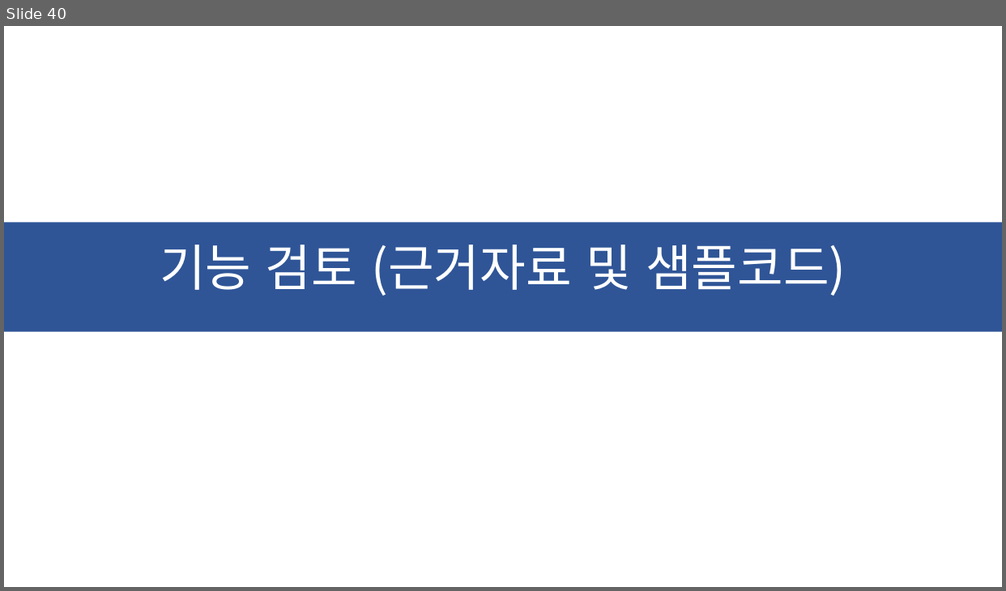
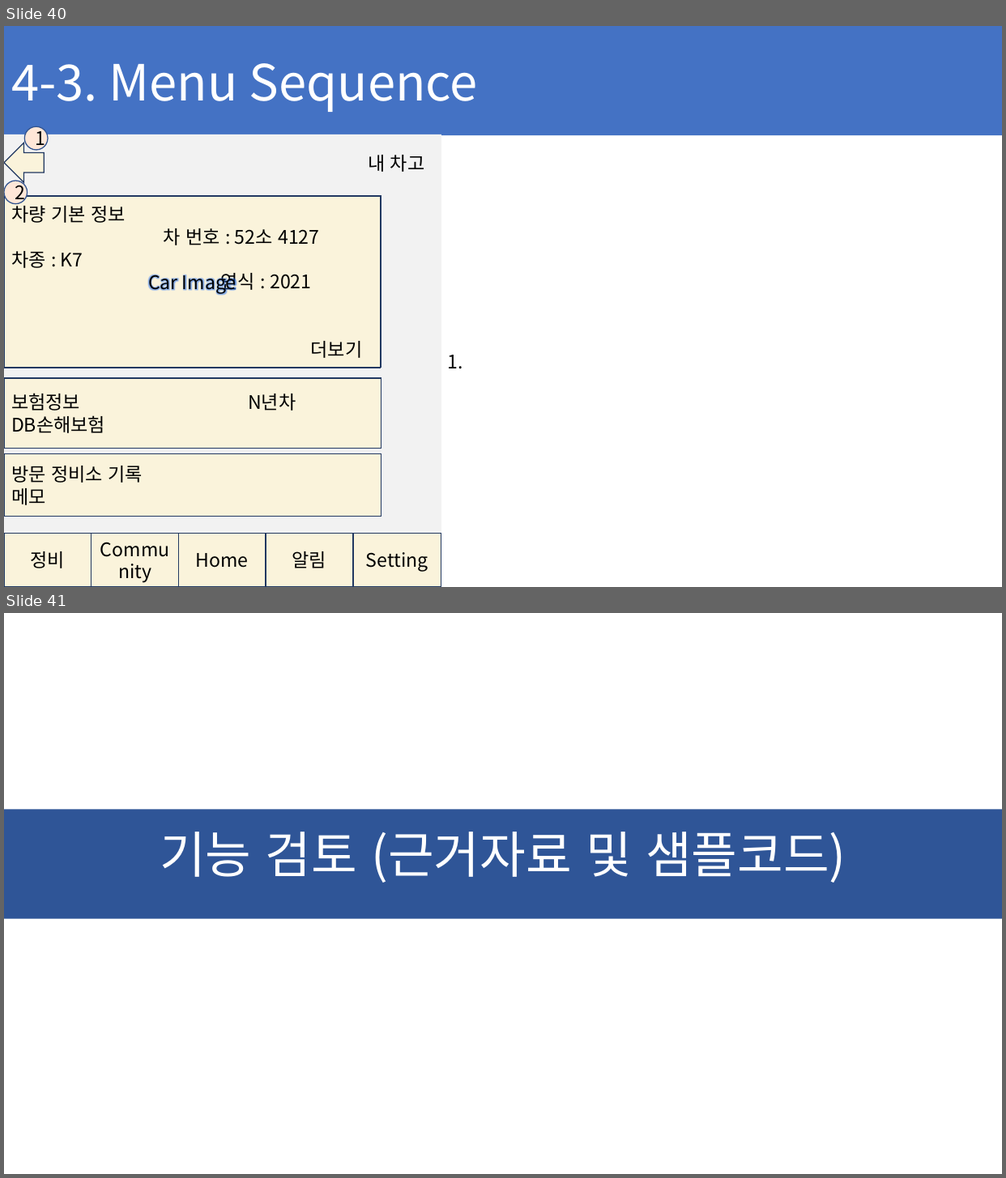
Before and after one commit to ChaeSung-Lee/DJ_InternShip, a slide deck: 2021_Summer/jp.hong/Project_BnC_jph.pptx. Shown one above the other, each under a label of ours: slide 40 before the commit, slides 40 and 41 after it. The pictures are 1006x591 and 1006x1178 pixels, drawn with LibreOffice and Linux fonts; fonts in the diff are those of the drawing. Boxes give left, top, right and bottom in pixels: in the first picture for what was removed or moved away, otherwise in the second. Text is boxed around its words. In the diff, an @@ line names an element or a change of style, - is before the commit and + after.

Commit message:
add Menu_Sequence edit Menu_Tree

```diff
--- a/2021_Summer/jp.hong/Project_BnC_jph.pptx
+++ b/2021_Summer/jp.hong/Project_BnC_jph.pptx
@@ slide 40 added at [4,26,1002,587], background #FFFFFF @@
@@ rectangle added at [4,26,1002,135], fill #4472C4, 48 pt, text #FFFFFF @@
+4-3. Menu Sequence
@@ left arrow added at [4,143,44,182], fill #FAF3DB, outline #223961 1 pt @@
@@ ellipse added at [24,127,48,150], fill #FFE7D8, outline #325491 1 pt, 18 pt, text #000000 @@
+1
@@ text added at [368,155,425,172], 18 pt, text #000000 @@
+내 차고
@@ ellipse added at [4,181,27,204], fill #FFE7D8, outline #325491 1 pt, 18 pt, text #000000 @@
+2
@@ group added at [4,135,441,587]: 9 rectangles @@
+정비
+Community
+Home
+알림
+Setting
+차량 기본 정보
+차 번호 : 52소 4127
+차종 : K7
+연식 : 2021
+더보기
+보험정보 N년차
+DB손해보험
+Car Image
@@ text added at [447,355,462,369], 18 pt, text #000000 @@
+1.
@@ rectangle added at [4,454,381,516], fill #FAF3DB, outline #223961 1 pt, 18 pt, text #000000 @@
+방문 정비소 기록
+메모
@@ what was slide 40 is now slide 41 @@
```
Also in this commit, not shown: 2 slides changed.
